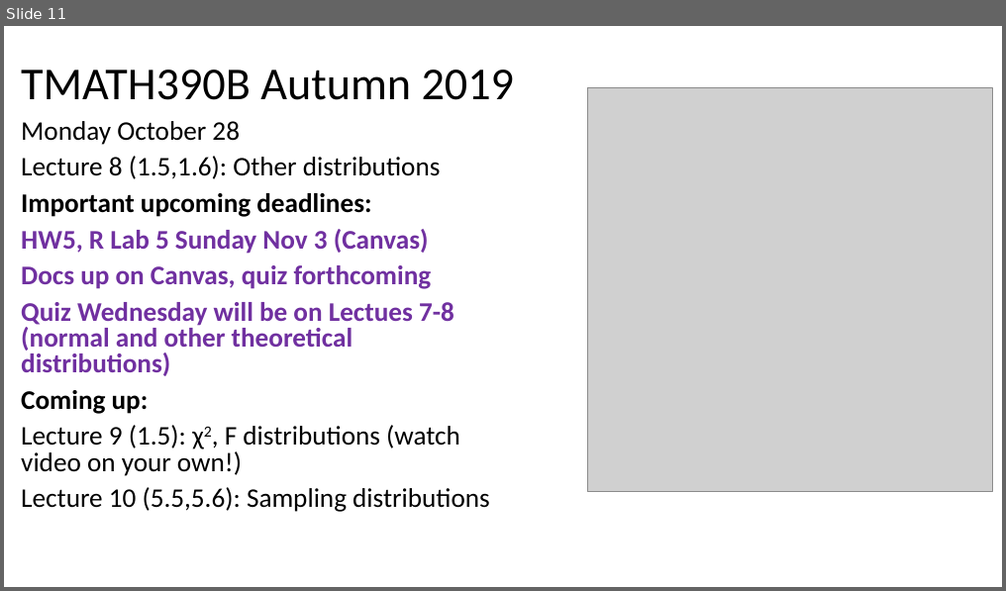
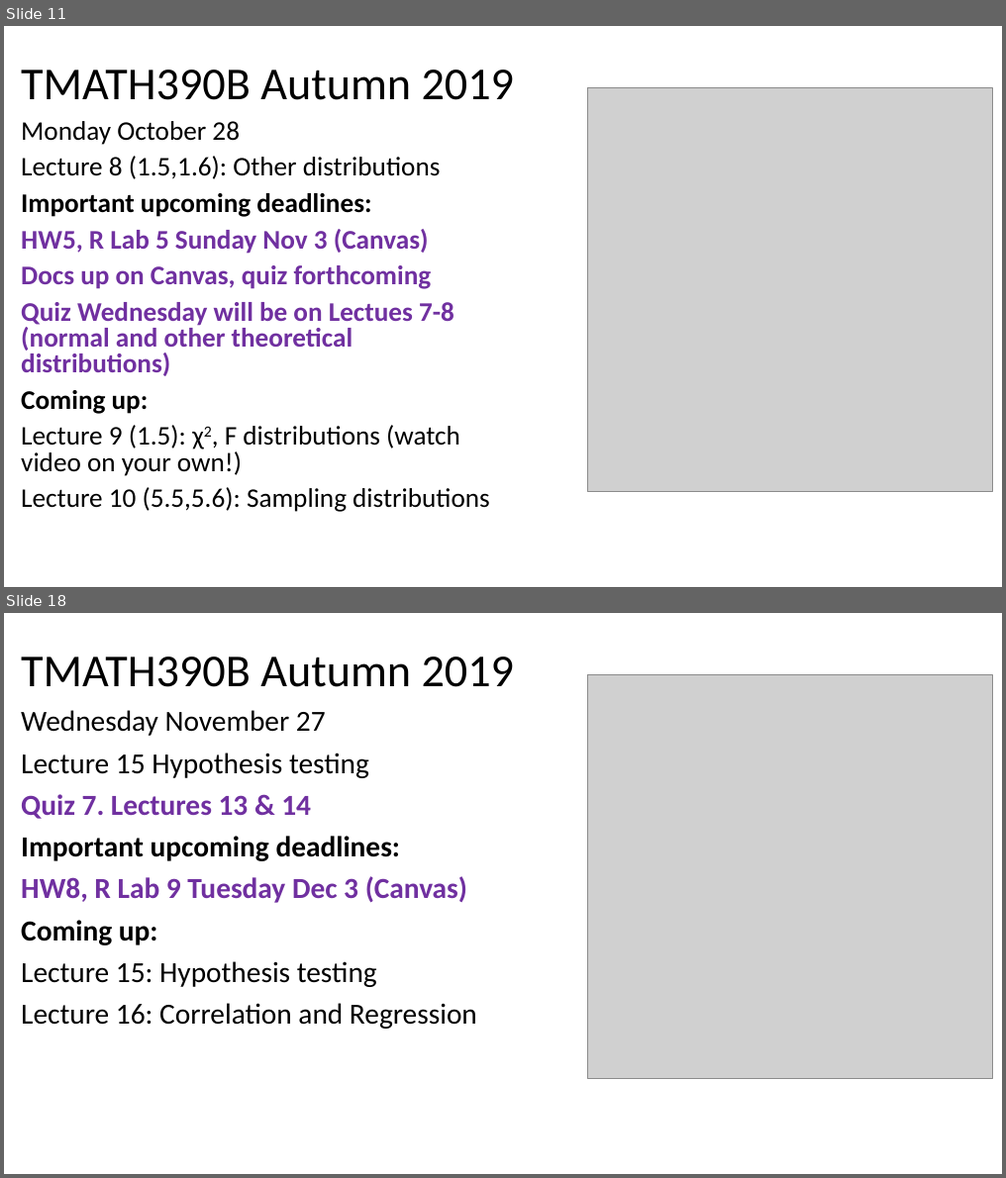
Before and after one commit to mkenn/TMATH390R, a slide deck: TMATH390InClassRProj/TMATH390Au19MW_DailyAgenda.pptx. Shown one above the other, each under a label of ours: slide 11 before the commit, slides 11 and 18 after it; the slides between them are not shown. The pictures are 1006x591 and 1006x1178 pixels, drawn with LibreOffice and Linux fonts; fonts in the diff are those of the drawing; grey boxes stand for pictures. Boxes give left, top, right and bottom in pixels: in the first picture for what was removed or moved away, otherwise in the second. Text is boxed around its words. In the diff, an @@ line names an element or a change of style, - is before the commit and + after.

```diff
--- a/TMATH390InClassRProj/TMATH390Au19MW_DailyAgenda.pptx
+++ b/TMATH390InClassRProj/TMATH390Au19MW_DailyAgenda.pptx
@@ slide 18 added at (4, 613, 1002, 1174), background #FFFFFF @@
@@ title added at (21, 657, 515, 687), 44 pt, text #000000 @@
+TMATH390B Autumn 2019
@@ picture added at (588, 674, 993, 1079) @@
@@ text added at (21, 710, 477, 1029), 28 pt, text #000000 @@
+Wednesday November 27
+Lecture 15 Hypothesis testing
+Quiz 7. Lectures 13 & 14
+Important upcoming deadlines:
+HW8, R Lab 9 Tuesday Dec 3 (Canvas)
+Coming up:
+Lecture 15: Hypothesis testing
+Lecture 16: Correlation and Regression
```
Also in this commit, not shown: 2 slides changed, 6 other slides added.
